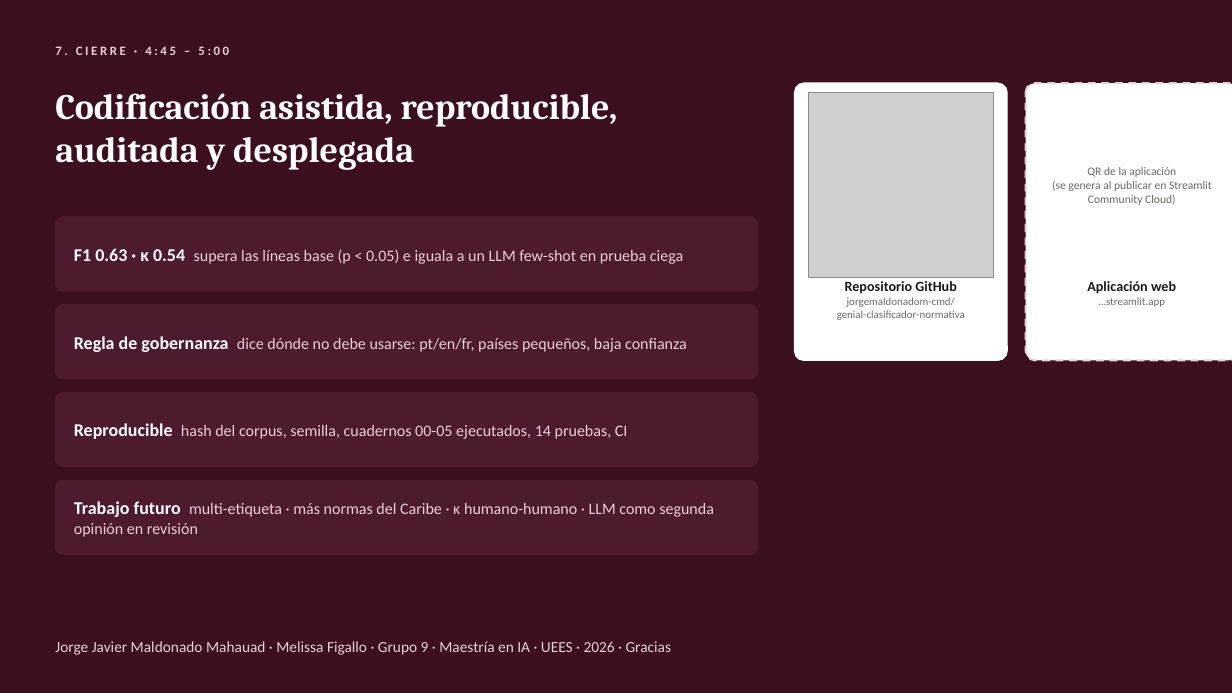
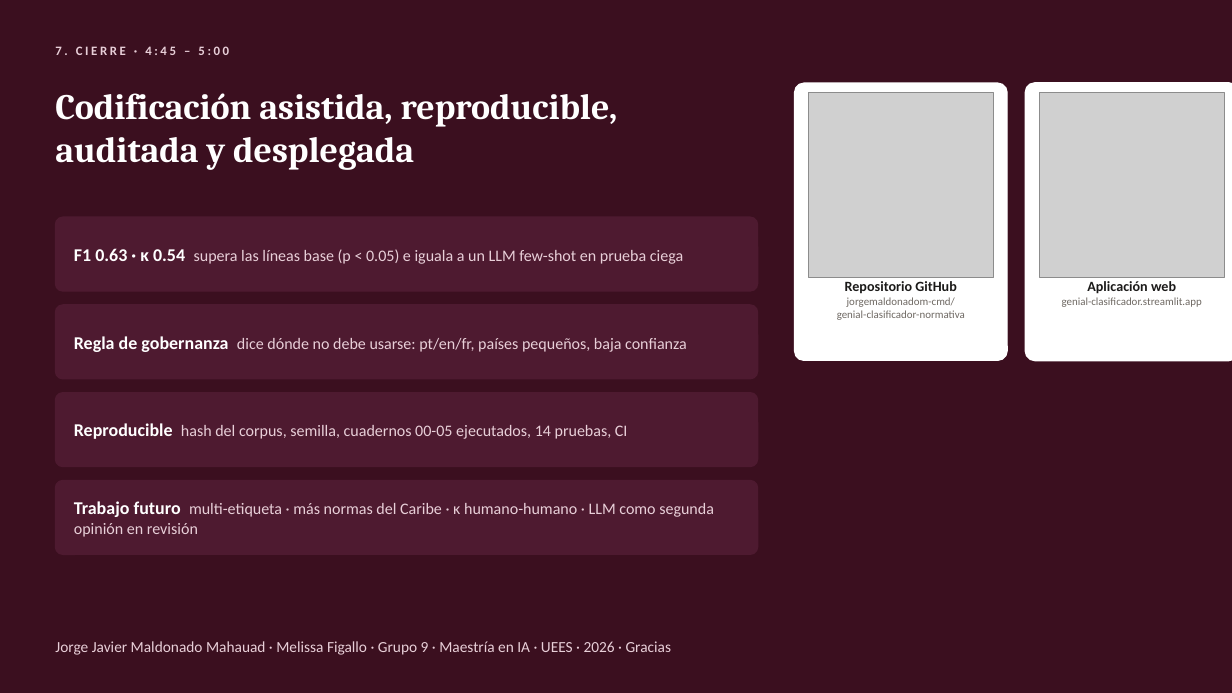
Before and after one commit to jorgemaldonadom-cmd/genial-clasificador-normativa, a slide deck: slide 9 of results/reports/proyecto_final/Grupo_9_Video_Pitch_5min.pptx. Drawn at 1232x693 pixels with LibreOffice and Linux fonts; fonts in the diff are those of the drawing; grey boxes stand for pictures. Boxes give left, top, right and bottom in pixels: in the first picture for what was removed or moved away, otherwise in the second. Text is boxed around its words. In the diff, an @@ line names an element or a change of style, - is before the commit and + after.

```diff
--- a/results/reports/proyecto_final/Grupo_9_Video_Pitch_5min.pptx
+++ b/results/reports/proyecto_final/Grupo_9_Video_Pitch_5min.pptx
@@ rounded rectangle at (1026,83,1232,360): outline #E8CFD8 1.5 pt dashed to #FFFFFF 1.5 pt @@
@@ picture added at (1040,92,1225,277) @@
@@ text removed at (1052,167,1212,205) @@
-QR de la aplicación
-(se genera al publicar en Streamlit Community Cloud)
@@ text at (1062,297,1202,307): text changed @@
-…streamlit.app
+genial-clasificador.streamlit.app
```
Also in this commit, not shown: 1 other slide changed, 5 other files.
